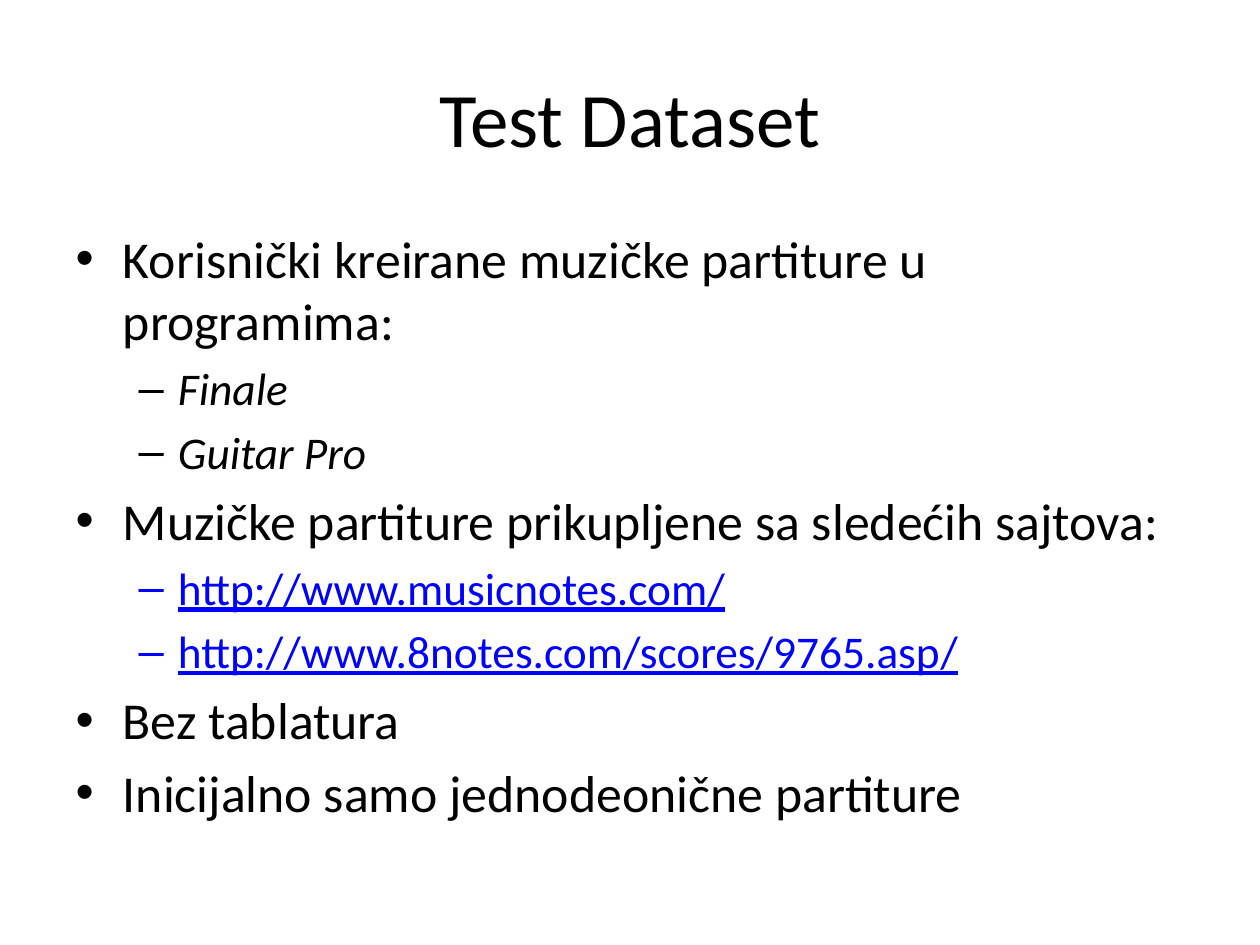
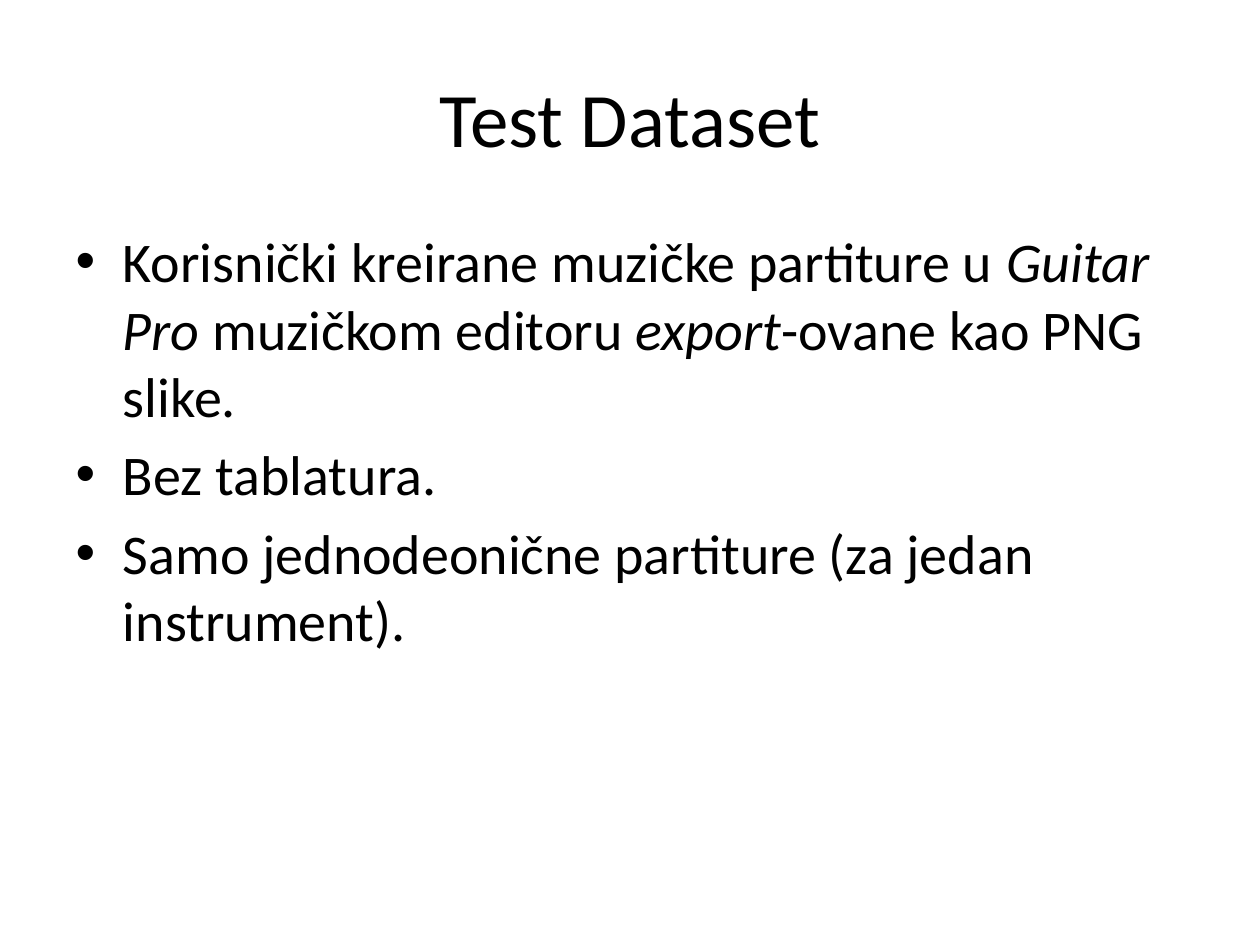
Before and after one commit to MilanRadeta/MusicReader, a slide deck: slide 10 of SoftProjekat.pptx (slide 16 before the commit). Drawn at 1260x945 pixels with LibreOffice and Linux fonts; fonts in the diff are those of the drawing. Boxes give left, top, right and bottom in pixels: in the first picture for what was removed or moved away, otherwise in the second. Text is boxed around its words. In the diff, an @@ line names an element or a change of style, - is before the commit and + after.

Commit message:
Presentation Testing Minor fixes Templates Test Images

```diff
--- a/SoftProjekat.pptx
+++ b/SoftProjekat.pptx
@@ text at bbox=[123, 243, 1149, 649]: text changed; size 29.6 to 32 pt @@
-• Korisnički kreirane muzičke partiture u programima:
-  – Finale
-  – Guitar Pro
-• Muzičke partiture prikupljene sa sledećih sajtova:
-  – http://www.musicnotes.com/
-  – http://www.8notes.com/scores/9765.asp/
-• Bez tablatura
-• Inicijalno samo jednodeonične partiture
+• Korisnički kreirane muzičke partiture u Guitar Pro muzičkom editoru export-ovane kao PNG slike.
+• Bez tablatura.
+• Samo jednodeonične partiture (za jedan instrument).
```
Also in this commit, not shown: 5 other slides changed, 95 slides added, 6 slides removed, 22 other files.
